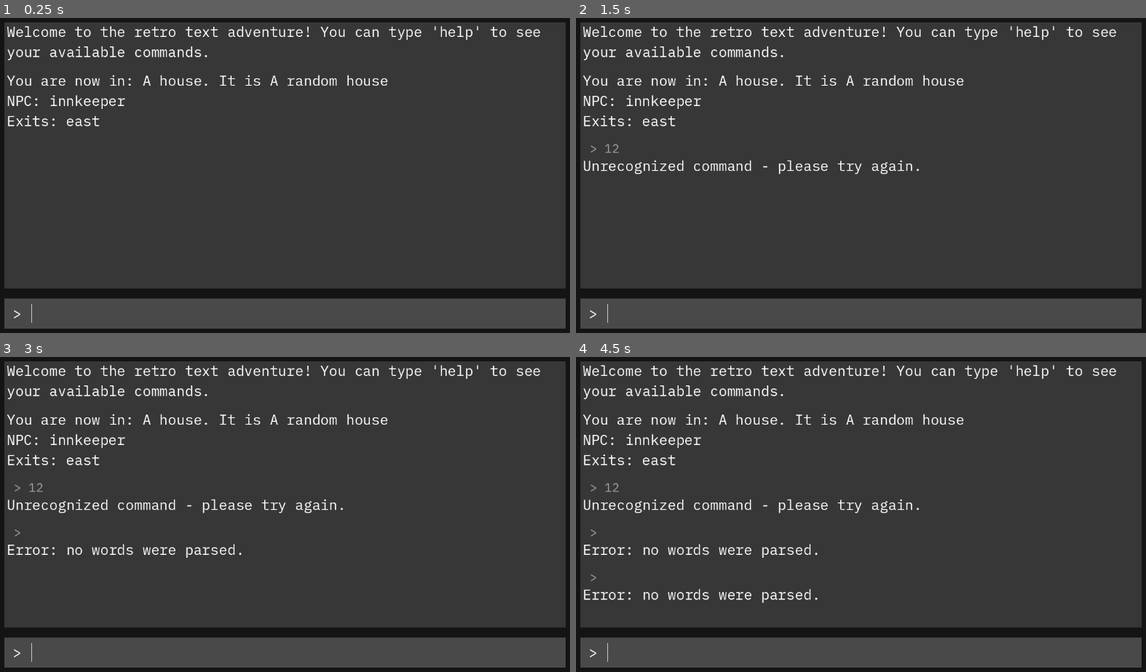
Above: before the commit, frames 1-4 (two rows, left to right).
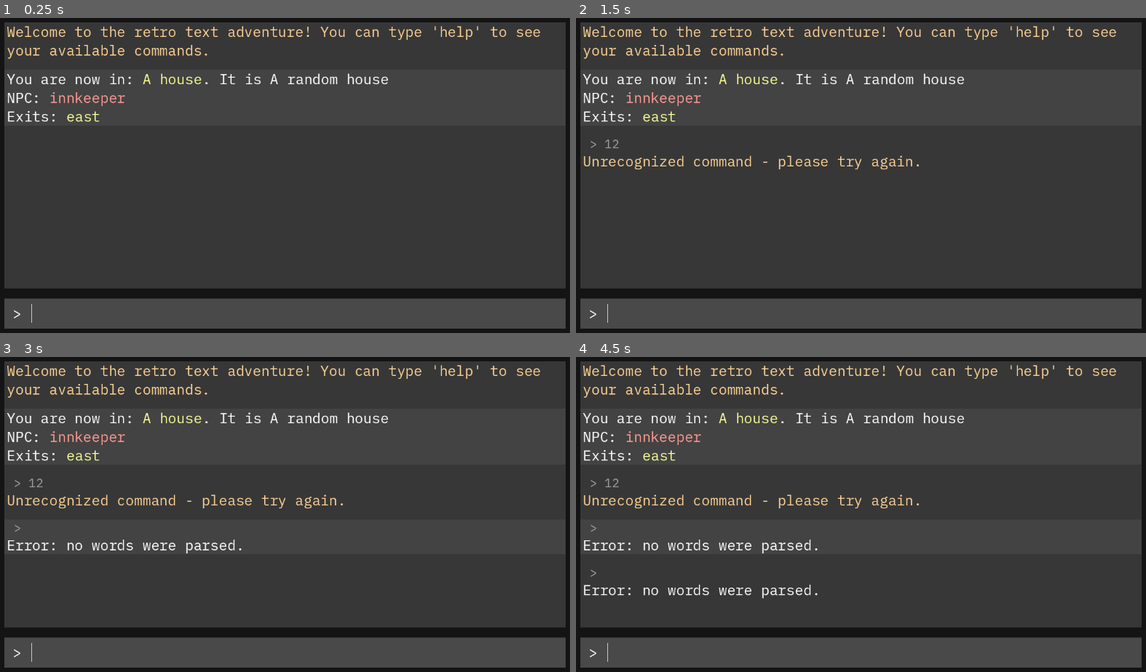
Above: after the commit, the same moments.

Repository: CungSao/textAdventure
Game: Godot game, scene res://game.tscn
The game is run twice, just before and just after one commit, with the same random seed, the same clock (stepped at 60 frames per second) and the same inputs.
Inputs (mouse positions are in pixels of both pictures, inside the frame that each line leads up to):
- Up to frame 1 (0.25 s): no input
- Up to frame 2 (1.5 s): click (872, 314) at 0.52 s; type "12" at 0.6 s; tap Enter at 1.25 s; hold Up (ui_up) from 1.28 s (still down)
- Up to frame 3 (3 s): tap Space at 2 s; release Up (ui_up) at 2.03 s; hold Down (ui_down) 2.03-2.78 s; tap Enter at 2.75 s; hold Up (ui_up) from 2.78 s (still down)
- Up to frame 4 (4.5 s): tap Space at 3.5 s; tap Enter at 4.25 s; release Up (ui_up) at 4.28 s; hold Down (ui_down) from 4.28 s (still down)

The runs differ from the first frame. In frame 1, 2.8% of the frame differs, in the area x 1-95%, y 2-35%; in frame 2, 3.9%; in frame 3, 4.7%; in frame 4, 5.4%, in the area x 1-95%, y 2-79%.

Commit message:
Color Text and Zebra #17

Diff:
--- a/CommandProcessor.gd
+++ b/CommandProcessor.gd
@@ -39,20 +39,22 @@
 		"help":
 			return help()
 
-	return "Unrecognized command - please try again."
+	return Colors.wrap_system_text("Unrecognized command - please try again.")
 
 
 func go(second_word:String) -> String:
 	if second_word == "":
-		return "Go where?"
+		return Colors.wrap_system_text("Go where?")
 
 	if current_room.exits.keys().has(second_word):
 		var exit:Exit = current_room.exits[second_word]
 		if exit.is_locked:
-			return "The way %s is currently locked!" % second_word
+			return "The way " +  Colors.wrap_location_text(second_word) + " is currently " + Colors.wrap_system_text("locked!")
 
 		var change_response = change_room(exit.get_other_room(current_room))
-		return "You go %s %s" % [second_word, change_response]
+		return "\n".join(PackedStringArray(["You go "
+		+ Colors.wrap_location_text(second_word)
+		+ ".", change_response]))
 	else:
 		return "This room has no exit in that direction!"
 
@@ -65,8 +67,9 @@
 		if item.item_name.to_lower().similarity(second_word) > 0.4:
 			current_room.remove_item(item)
 			player.take_item(item)
-			return "You take the " + item.item_name
-	return "There is no item like that in this room."
+			return "You take the " + Colors.wrap_item_text(item.item_name)
+
+	return "There is no " + Colors.wrap_item_text(second_word) + " here."
 
 
 func drop(second_word:String) -> String:
@@ -97,7 +100,7 @@
 						if exit == item.use_value:
 							exit.is_locked = false
 							player.drop_item(item)
-							return "You use %s to unlock a door to %s" % [item.item_name, exit.get_other_room(current_room).room_name]
+							return "You use %s to unlock a door to %s." % [Colors.wrap_item_text(item.item_name), Colors.wrap_location_text(exit.get_other_room(current_room).room_name)]
 					return "That item does not unlock any doors in this room."
 				_:
 					return "Error - tried to use an item with an invalid type."
@@ -108,10 +111,11 @@
 func talk(second_word:String) -> String:
 	if second_word == "":
 		return "Talk to who?"
+
 	for npc in current_room.npcs:
 		if npc.npc_name.to_lower().similarity(second_word) > 0.4:
 			var dialog = npc.post_quest_dialog if npc.has_received_quest_item else npc.initial_dialog
-			return '%s: "%s"' % [npc.npc_name, dialog]
+			return '%s: %s' % [Colors.wrap_npc_text(npc.npc_name), Colors.wrap_speech_text('"%s"' % dialog)]
 
 	return "That person does not exist in this room."
 
@@ -146,8 +150,16 @@
 
 
 func help() -> String:
-	return "You can use these commands: go [location], take/drop [item], talk [npc] - give [item], inventory, help"
-
+	return "\n".join( PackedStringArray([
+		"You can use these commands: ",
+		" go " + Colors.wrap_location_text("[location]"),
+		" take/drop " + Colors.wrap_item_text("[item]"),
+		" use " + Colors.wrap_item_text("[item]"),
+		" talk " + Colors.wrap_npc_text("[npc]"),
+		" give " + Colors.wrap_item_text("[item]"),
+		" inventory",
+		" help"
+	]) )
 
 ###
 func change_room(new_room:Room) -> String:
--- a/game.gd
+++ b/game.gd
@@ -20,7 +20,8 @@
 func _ready() -> void:
 	__input_edit.connect("text_changed", _on_text_changed)
 
-	game_info.create_response("Welcome to the retro text adventure! You can type 'help' to see your available commands.")
+	var string = "Welcome to the retro text adventure! You can type 'help' to see your available commands."
+	game_info.create_response(Colors.wrap_system_text(string))
 
 	var player = Player.new()
 	player.take_item(room_manager.load_item("GuardSword"))
--- a/game_info.gd
+++ b/game_info.gd
@@ -3,6 +3,7 @@
 const INPUT_RESPONSE = preload("res://input/input_response.tscn")
 
 @export var max_lines_remembered = 30
+var should_zebra = false
 
 @export var path_history: NodePath
 @export var path_scroll: NodePath
@@ -36,6 +37,9 @@
 
 func _add_respone_to_game(response:Control):
 	history.add_child(response)
+	if !should_zebra:
+		response.zebra.hide()
+	should_zebra = !should_zebra
 	_delete_history_beyond_limit()
 
 
--- /dev/null
+++ b/globals/Colors.gd
@@ -0,0 +1,27 @@
+extends Node
+
+const COLOR_NPC = Color("#ff9a94")
+const COLOR_ITEM = Color("#94b9ff")
+const COLOR_SPEECH = Color("#c3ff94")
+const COLOR_LOCATION = Color("#faff94")
+const COLOR_SYSTEM = Color("#ffd394")
+
+
+func wrap_npc_text(text: String) -> String:
+	return "[color=#%s]%s[/color]" % [COLOR_NPC.to_html(), text]
+
+
+func wrap_item_text(text: String) -> String:
+	return "[color=#%s]%s[/color]" % [COLOR_ITEM.to_html(), text]
+
+
+func wrap_speech_text(text: String) -> String:
+	return "[color=#%s]%s[/color]" % [COLOR_SPEECH.to_html(), text]
+
+
+func wrap_location_text(text: String) -> String:
+	return "[color=#%s]%s[/color]" % [COLOR_LOCATION.to_html(), text]
+
+
+func wrap_system_text(text:String) -> String:
+	return "[color=#%s]%s[/color]" % [COLOR_SYSTEM.to_html(), text]
--- a/input/input_response.gd
+++ b/input/input_response.gd
@@ -2,6 +2,7 @@
 
 @onready var input_history = $Rows/InputHistory
 @onready var response_label = $Rows/Response
+@onready var zebra = $Zebra
 
 
 func set_text(response:String, input:String = ""):
--- a/input/input_response.tscn
+++ b/input/input_response.tscn
@@ -1,7 +1,12 @@
-[gd_scene load_steps=3 format=3 uid="uid://cy17rq28lith3"]
+[gd_scene load_steps=4 format=3 uid="uid://cy17rq28lith3"]
 
 [ext_resource type="Script" path="res://input/input_response.gd" id="1_i228n"]
 [ext_resource type="PackedScene" uid="uid://dobcuadnbwsyi" path="res://input/response.tscn" id="2_u14mm"]
+
+[sub_resource type="StyleBoxFlat" id="StyleBoxFlat_7wguv"]
+content_margin_right = 0.0
+bg_color = Color(1, 1, 1, 0.0627451)
+expand_margin_left = 5.0
 
 [node name="InputResponse" type="MarginContainer"]
 anchors_preset = 15
@@ -11,6 +16,10 @@
 grow_vertical = 2
 theme_override_constants/margin_left = 5
 script = ExtResource("1_i228n")
+
+[node name="Zebra" type="Panel" parent="."]
+layout_mode = 2
+theme_override_styles/panel = SubResource("StyleBoxFlat_7wguv")
 
 [node name="Rows" type="VBoxContainer" parent="."]
 layout_mode = 2
@@ -24,4 +33,3 @@
 
 [node name="Response" parent="Rows" instance=ExtResource("2_u14mm")]
 layout_mode = 2
-text = "This is what the game will give back  ower"
--- a/input/response.tscn
+++ b/input/response.tscn
@@ -1,6 +1,7 @@
 [gd_scene format=3 uid="uid://dobcuadnbwsyi"]
 
-[node name="Response" type="Label"]
-custom_minimum_size = Vector2(336, 0)
-text = "This is what the game will give back sasasa"
-autowrap_mode = 3
+[node name="Response" type="RichTextLabel"]
+custom_minimum_size = Vector2(336, 25)
+bbcode_enabled = true
+text = "Hello [color=green]word[/color] how [color=red]are you doing?"
+fit_content = true
--- a/project.godot
+++ b/project.godot
@@ -15,6 +15,10 @@
 config/features=PackedStringArray("4.2", "GL Compatibility")
 config/icon="res://icon.svg"
 
+[autoload]
+
+Colors="*res://globals/Colors.gd"
+
 [rendering]
 
 renderer/rendering_method="gl_compatibility"
--- a/rooms/room.gd
+++ b/rooms/room.gd
@@ -46,7 +46,7 @@
 
 
 func get_room_description() -> String:
-	return "You are now in: %s. It is %s" % [room_name, room_description]
+	return "You are now in: %s. It is %s" % [Colors.wrap_location_text(room_name), room_description]
 
 
 func get_npc_description() -> String:
@@ -56,7 +56,7 @@
 	var npc_string = ""
 	for npc in npcs:
 		npc_string += npc.npc_name + " "
-	return "NPC: " + npc_string
+	return "NPC: " + Colors.wrap_npc_text(npc_string)
 
 
 func get_item_description() -> String:
@@ -66,11 +66,11 @@
 	var item_string = ""
 	for item in items:
 		item_string += item.item_name + " "
-	return "Items: " + item_string
+	return "Items: " + Colors.wrap_item_text(item_string)
 
 
 func get_exit_description() -> String:
-	return "Exits: " + " ".join(exits.keys())
+	return "Exits: " + Colors.wrap_location_text(" ".join(exits.keys()))
 
 
 func connect_exit_unlocked(direction:String, room:Room, room_2_override_name = "null"):
